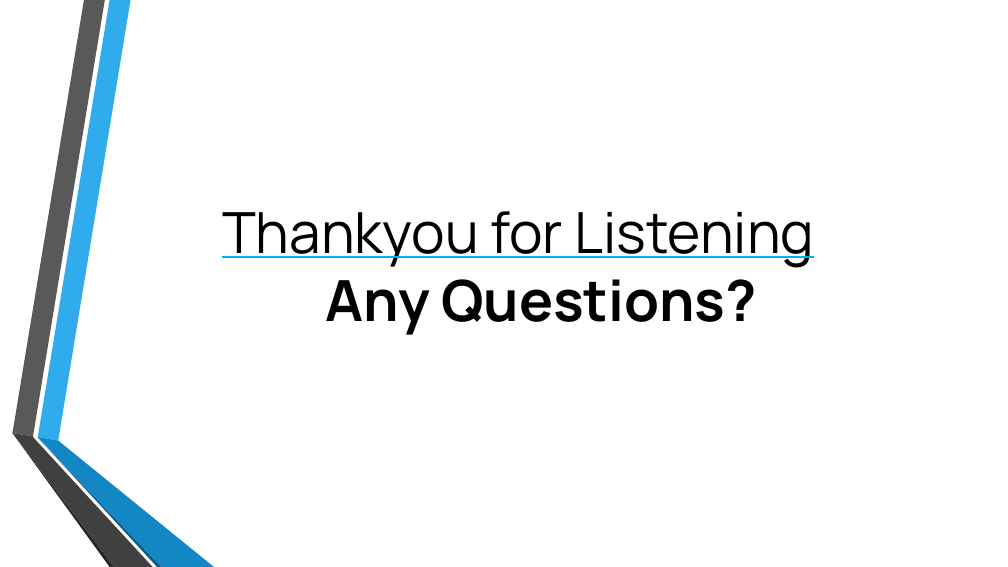
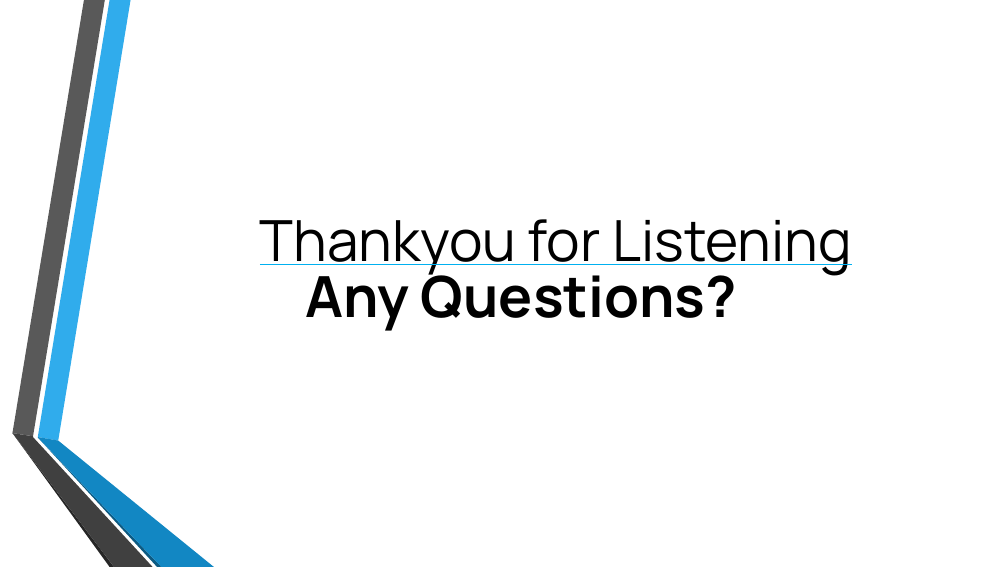
Before and after one commit to TomPlum/major-project, a slide deck: slide 16 of Assessed Work/CPU6001 - Project Viva Presentation.pptx (slide 13 before the commit). Drawn at 1008x567 pixels with LibreOffice and Linux fonts; fonts in the diff are those of the drawing; background and template pictures are left out. Boxes give left, top, right and bottom in pixels: in the first picture for what was removed or moved away, otherwise in the second. Text is boxed around its words. In the diff, an @@ line names an element or a change of style, - is before the commit and + after.

```diff
--- a/Assessed Work/CPU6001 - Project Viva Presentation.pptx
+++ b/Assessed Work/CPU6001 - Project Viva Presentation.pptx
@@ title "Thankyou for Listening": place and size @@
-title "Thankyou for Listening" at box(222, 211, 814, 268)
+title "Thankyou for Listening" at box(260, 219, 852, 276)
@@ text "Any Questions?" rewrapped from box(326, 279, 757, 335) to box(306, 264, 737, 331) @@
```
Also in this commit, not shown: 4 other slides changed, 3 slides added, 28 other files.
